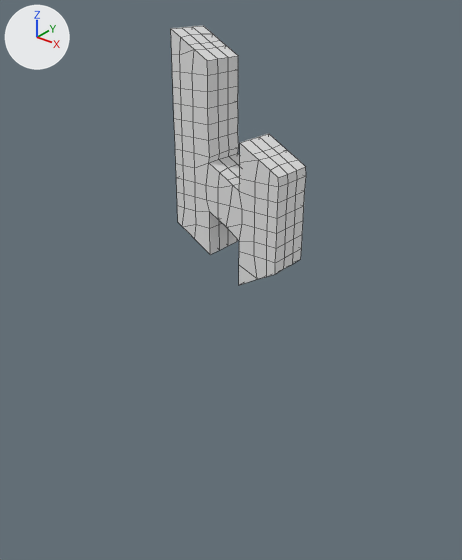
A saved change to the Blender file model.blend.
One viewpoint serves both versions: a 50 mm lens placed at (1.68, -2.1, 1.21), pointed at (0.07, -0.08, -0.04). Arrows for +X, +Y and +Z are at upper left; the lights stay in place. Mesh edges are drawn as thin lines. Materials are left out; every surface is plain grey.

Script lines for the objects in view, before the commit:
```python
me_path189 = bpy.data.meshes.new('path189')
me_path189.from_pydata(...)  # 318 vertices, 316 faces; spans x -0.232..0.318, y -0.098..0.098, z -0.027..1.013
me_path189.materials.append(mat_material_001)
# before: 14 (-0.131, -0.098, 0.127) at pixel (194, 239)
# before: 243 (0.218, -0.098, 0.552) at pixel (258, 159), 248 (0.269, -0.032, 0.524) at pixel (278, 165), 312 (0.218, 0.098, 0.552) at pixel (286, 149), 314 (0.269, 0.032, 0.524) at pixel (287, 162)
ob_path189 = bpy.data.objects.new('path189', me_path189)
ob_path189.location = (0.0, 0.0, -0.02)
```
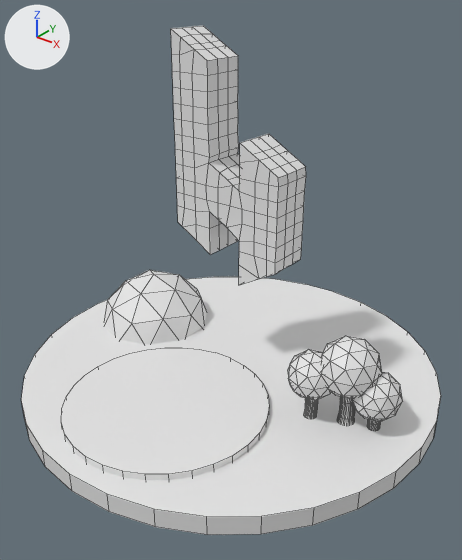
The newer file is also turned or shifted as a whole; pictures and numbers use the older file's frame.

The change, as a list of edits to the scene's bpy script:
```text
Change me_path189:
    used by ob_path189; location = (0.0, 0.0, -0.02)
    verts and faces of me_path189; kept vertices keep their numbers, new ones are numbered from 318
    remove me_path189.from_pydata(...)  # 318 vertices, 316 faces; spans x -0.232..0.318, y -0.098..0.098, z -0.027..1.013
    add me_path189.from_pydata(...)  # 316 vertices, 314 faces; spans x -0.232..0.318, y -0.098..0.098, z -0.027..1.013
    me_path189 part 1
    add verts[14] = (-0.12, -0.098, 0.121)  # moved, pixel (196, 240)
    me_path189 part 2
    4 vertices are removed from x 0.224..0.237, y -0.098..0.098, z 0.034..0.038
    12 faces are deleted
    2 vertices are added at (0.23, -0.095, 0.036), (0.23, 0.095, 0.036)
    10 new faces join them
    me_path189 part 3
    add for i in [248, 312, 314]: verts[i] += (0.005, 0.0, -0.003)
    add verts[243] = (0.22, -0.098, 0.551)  # moved, pixel (259, 160)
Add me_cylinder_004:
    me_cylinder_004.from_pydata(...)  # a 32-sided cylinder along z spanning x -0.457..0.457, y -0.916..-0.002, z 0.032..0.072
Add me_cylinder_003:
    me_cylinder_003.from_pydata(...)  # 170 vertices, 178 faces; spans x 0.675..0.881, y -0.11..0.106, z -0.026..0.309
Add me_cylinder_002:
    me_cylinder_002.from_pydata(...)  # 170 vertices, 178 faces; spans x 0.423..0.629, y -0.212..0.005, z -0.009..0.361
Add me_cylinder_001:
    me_cylinder_001.from_pydata(...)  # 170 vertices, 178 faces; spans x 0.534..0.788, y -0.164..0.104, z 0.001..0.441
Add me_icosphere:
    me_icosphere.from_pydata(...)  # 26 vertices, 40 faces; spans x -0.904..-0.332, y -0.2..0.401, z 0.012..0.312
Add me_cylinder:
    me_cylinder.from_pydata(...)  # a 32-sided cylinder along z spanning x -1.0..1.0, y -1.0..1.0, z -0.04..0.04
Add ob_cylinder_004:
    ob_cylinder_004 = bpy.data.objects.new('Cylinder.004', me_cylinder_004)
    ob_cylinder_004.location = (0.0, 0.0, -0.598)
Add ob_cylinder_003:
    ob_cylinder_003 = bpy.data.objects.new('Cylinder.003', me_cylinder_003)
    ob_cylinder_003.location = (0.0, 0.0, -0.598)
Add ob_cylinder_002:
    ob_cylinder_002 = bpy.data.objects.new('Cylinder.002', me_cylinder_002)
    ob_cylinder_002.location = (0.0, 0.0, -0.598)
Add ob_cylinder_001:
    ob_cylinder_001 = bpy.data.objects.new('Cylinder.001', me_cylinder_001)
    ob_cylinder_001.location = (0.0, 0.0, -0.598)
Add ob_icosphere:
    ob_icosphere = bpy.data.objects.new('Icosphere', me_icosphere)
    ob_icosphere.location = (0.0, 0.0, -0.598)
Add ob_cylinder:
    ob_cylinder = bpy.data.objects.new('Cylinder', me_cylinder)
    ob_cylinder.location = (0.0, 0.0, -0.598)
```

Pixel boxes (x1, y1, x2, y2) of what changed, in the pictures (462 x 560 px; the box of a moved part takes in the faces that stretch with it):
'Cylinder', added: after (21, 277, 441, 535)
'Cylinder.004', added: after (61, 348, 269, 480)
'Icosphere', added: after (104, 270, 207, 344)
'Cylinder.001', added: after (321, 336, 382, 424)
'Cylinder.002', added: after (288, 349, 331, 419)
'Cylinder.003', added: after (352, 372, 403, 430)
part 1 of me_path189, moved or reshaped: (183, 224, 210, 254) in both
part 2 of me_path189, moved or reshaped: (239, 251, 267, 285) in both
part 3 of me_path189, moved or reshaped: (240, 143, 305, 185) in both
